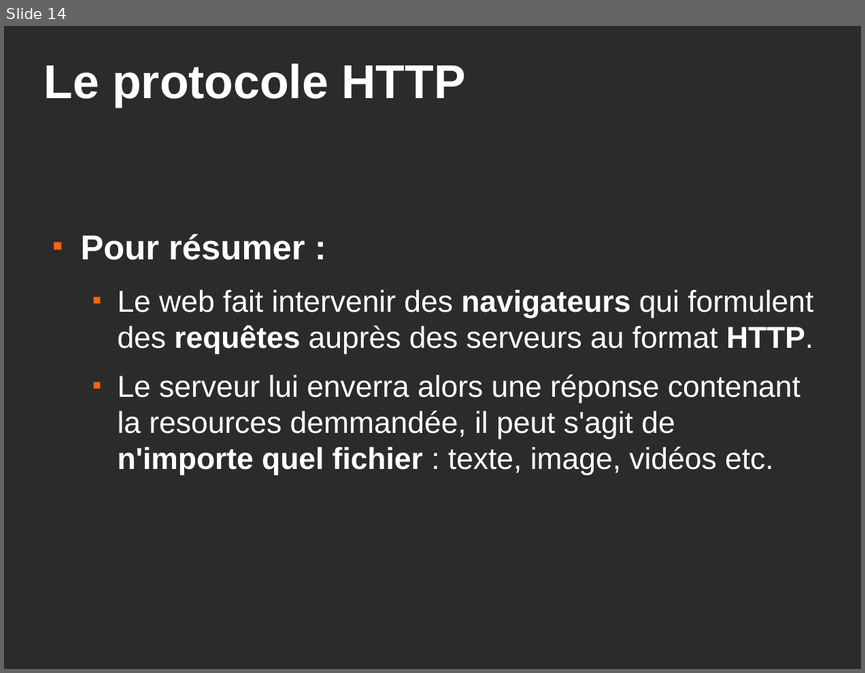
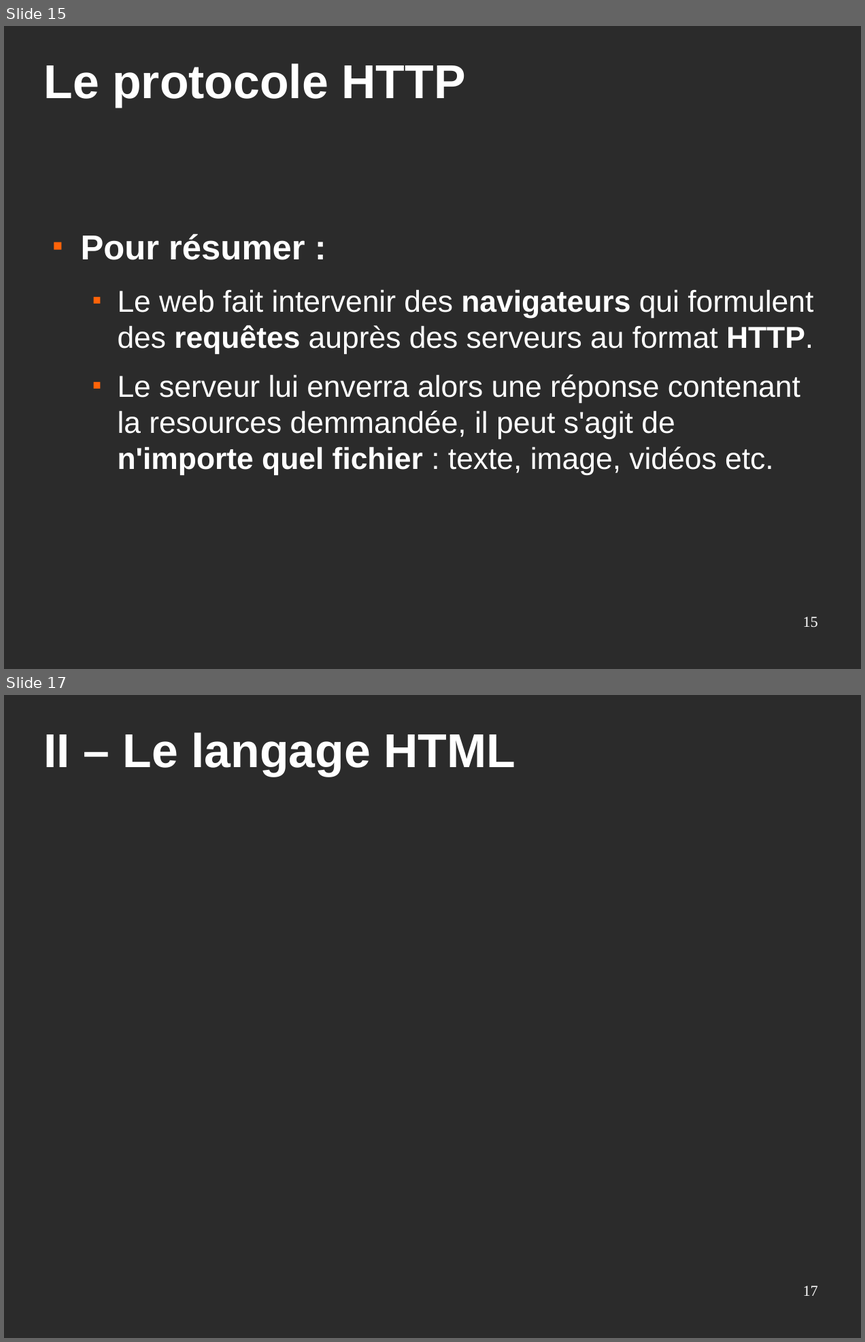
Before and after one commit to Eirbware/Formation, a slide deck: presentations/fondements.odp. Shown one above the other, each under a label of ours: slide 14 before the commit, slides 15 and 17 after it; the slides between them are not shown. The pictures are 865x673 and 865x1342 pixels, drawn with LibreOffice and Linux fonts; fonts in the diff are those of the drawing; background and template pictures are left out; a plain dark background stands for a picture behind light text. Boxes give left, top, right and bottom in pixels: in the first picture for what was removed or moved away, otherwise in the second. Text is boxed around its words. In the diff, an @@ line names an element or a change of style, - is before the commit and + after.

```diff
--- a/presentations/fondements.odp
+++ b/presentations/fondements.odp
@@ slide 17 added at [4,695,861,1338], background picture (left out) @@
@@ title added at [44,732,515,777], 44 pt, text #FFFFFF, bold @@
+II – Le langage HTML
@@ page number added at [803,1285,818,1295], 14 pt, text #FFFFFF @@
+17
@@ what was slide 14 is now slide 15 @@
@@ slide 15 changed as well @@
@@ page number added at [803,616,818,627], 14 pt, text #FFFFFF @@
+15
```
Also in this commit, not shown: 12 other slides changed, 3 other slides added, 1 slide removed, 1 other file.
